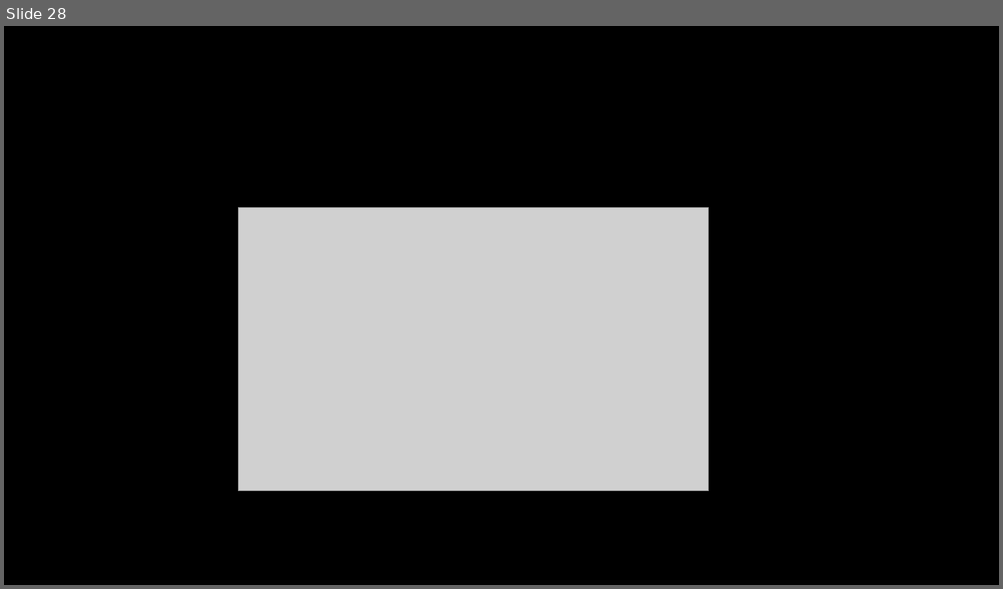
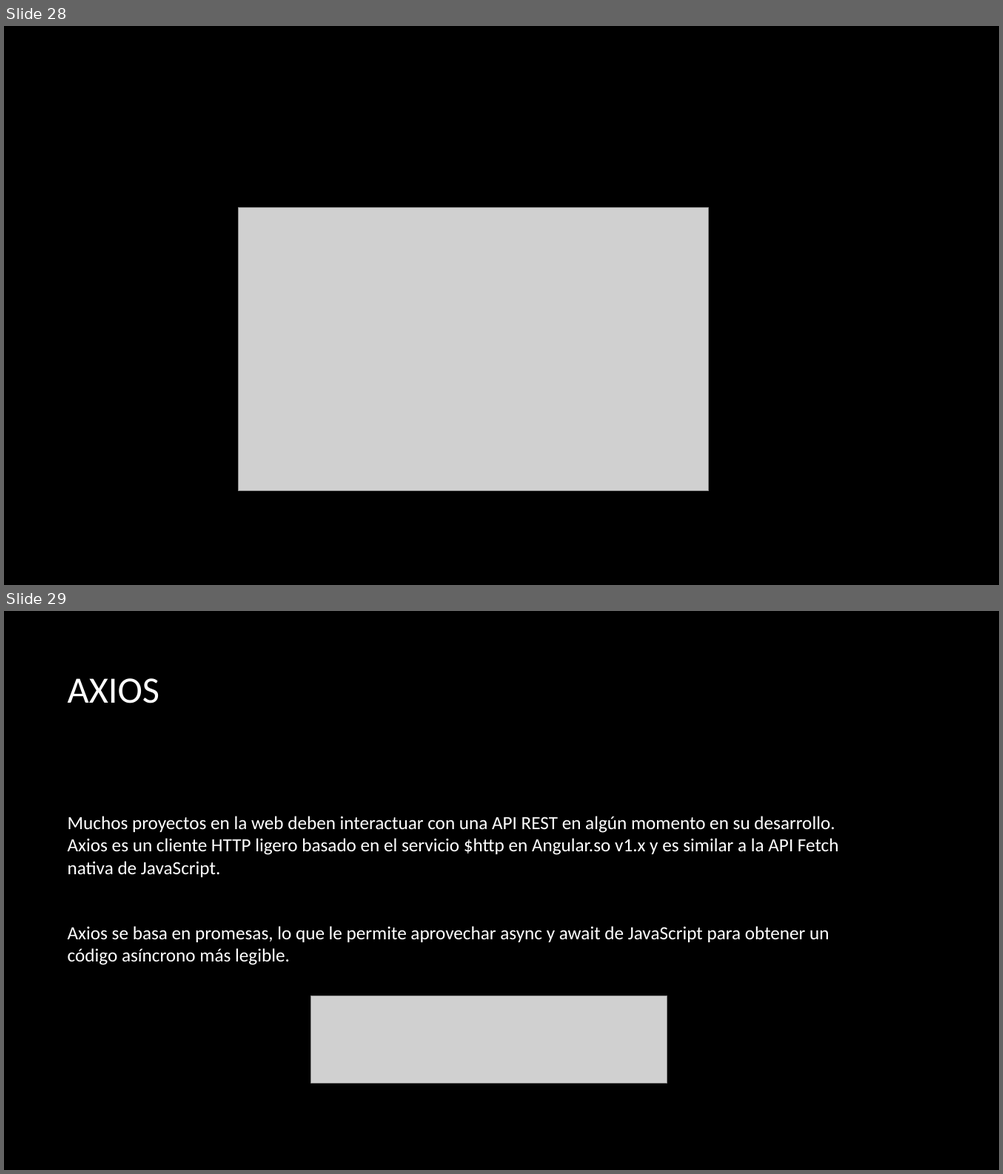
Before and after one commit to mhortac/ReactClass, a slide deck: src/assets/CURSO DE REACTJS - Fiscalia.pptx. Shown one above the other, each under a label of ours: slide 28 before the commit, slides 28 and 29 after it. The pictures are 1003x589 and 1003x1174 pixels, drawn with LibreOffice and Linux fonts; fonts in the diff are those of the drawing; grey boxes stand for pictures; background and template pictures are left out. Boxes give left, top, right and bottom in pixels: in the first picture for what was removed or moved away, otherwise in the second. Text is boxed around its words. In the diff, an @@ line names an element or a change of style, - is before the commit and + after.

Commit message:
:sparkles: axios

```diff
--- a/src/assets/CURSO DE REACTJS - Fiscalia.pptx
+++ b/src/assets/CURSO DE REACTJS - Fiscalia.pptx
@@ slide 29 added at bbox=[4, 611, 999, 1170], background picture (left out) @@
@@ title added at bbox=[68, 678, 159, 703], 36 pt, text #FFFFFF @@
+AXIOS
@@ text added at bbox=[68, 816, 839, 965], 18 pt, text #FFFFFF @@
+Muchos proyectos en la web deben interactuar con una API REST en algún momento en su desarrollo. Axios es un cliente HTTP ligero basado en el servicio $http en Angular.so v1.x y es similar a la API Fetch nativa de JavaScript.
+Axios se basa en promesas, lo que le permite aprovechar async y await de JavaScript para obtener un código asíncrono más legible.
@@ picture added at bbox=[311, 997, 667, 1084] @@
```
Also in this commit, not shown: 9 other slides added, 12 other files.
